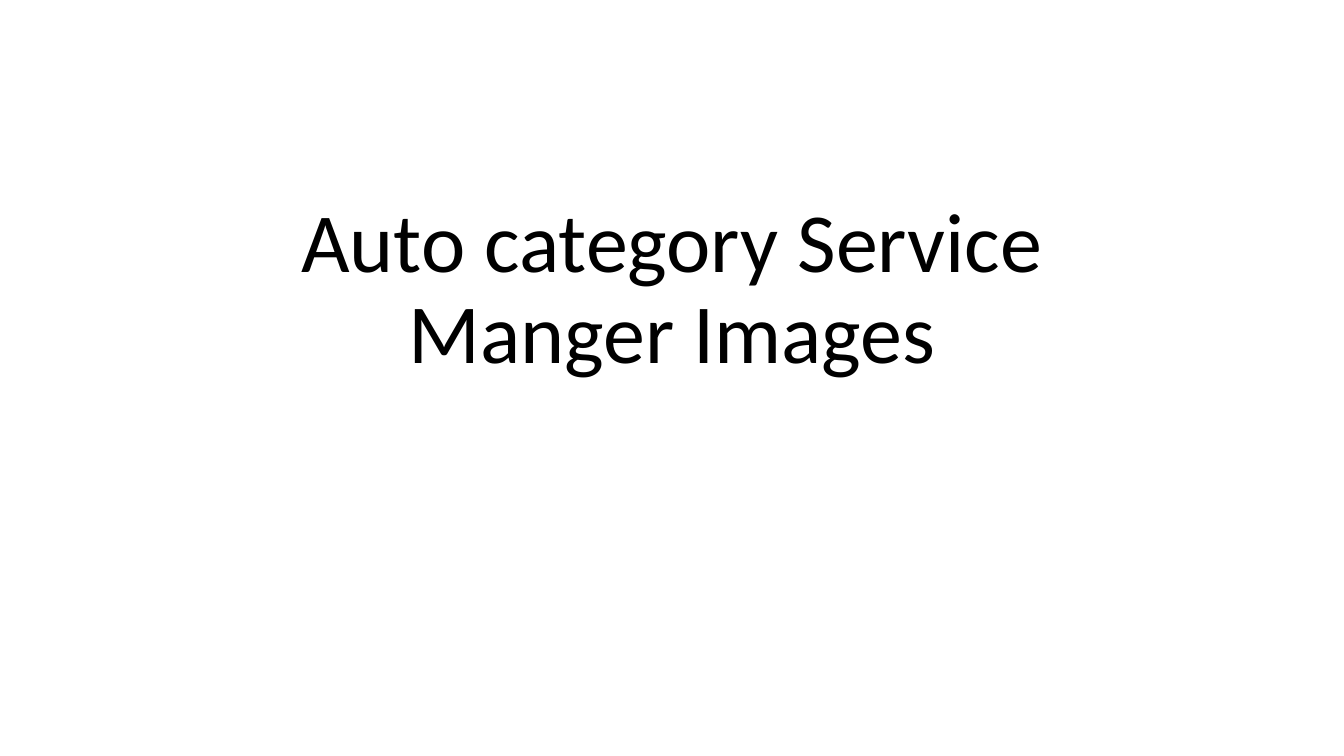
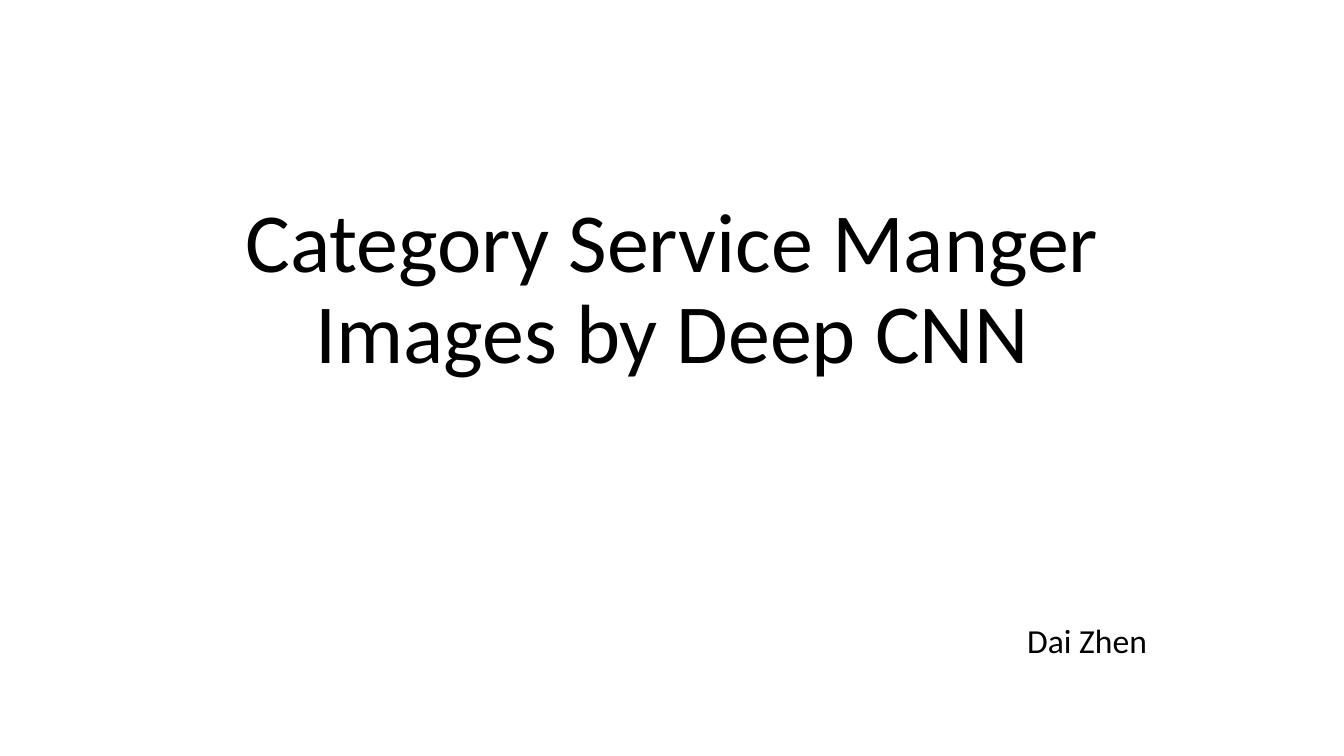
Before and after one commit to daizhen/ImagesCategory, a slide deck: slide 1 of src/demo/Auto category SM images.pptx. Drawn at 1344x756 pixels with LibreOffice and Linux fonts; fonts in the diff are those of the drawing. Boxes give left, top, right and bottom in pixels: in the first picture for what was removed or moved away, otherwise in the second. Text is boxed around its words. In the diff, an @@ line names an element or a change of style, - is before the commit and + after.

```diff
--- a/src/demo/Auto category SM images.pptx
+++ b/src/demo/Auto category SM images.pptx
@@ title at [245, 214, 1098, 378]: text changed @@
-Auto category Service Manger Images
+Category Service Manger Images by Deep CNN
@@ subtitle added at [1027, 629, 1147, 654], 24 pt, text #000000 @@
+Dai Zhen
```
Also in this commit, not shown: 3 other slides changed, 2 slides added, 1 slide removed, 1 other file.
